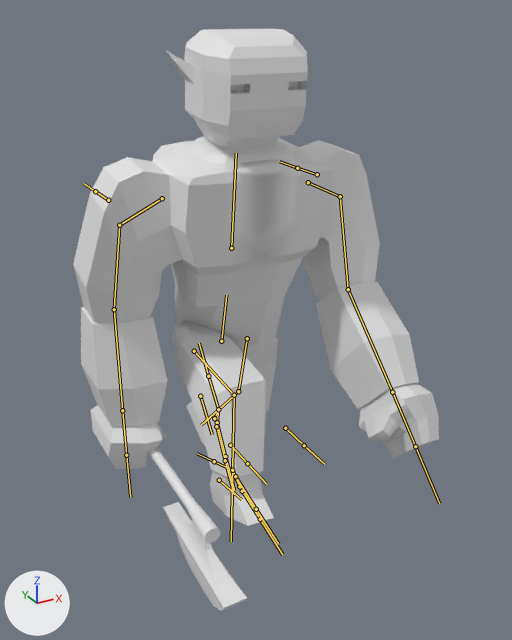
Before and after pictures for a commit that changed the FBX model _blend/Characters/Orcs/Basic/orc_basic.fbx.
Rendered twice from a 50 mm lens placed at (-10.07, -20.88, 17.55), pointed at (0.43, -1.79, 8.0). Arrows for +X, +Y and +Z are at lower left; the lights stay in place. Both versions are drawn at frame 10 of the action 'Armature|Run'; the numbers are the values there. The bones that bend it are drawn over the model as lines.
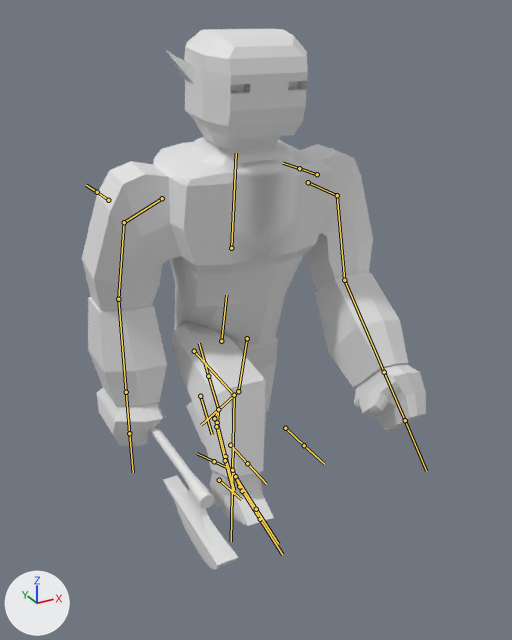
Pixel boxes [x1, y1, x2, y2] of what changed, in the pictures (512 x 640 px):
'Cube', posed (7% shorter)
    before: [73, 29, 439, 611]
    after: [82, 29, 426, 570]
bone 'Shoulder.L', root to tip
    before: (308, 182) to (340, 196)
    after: (308, 182) to (337, 195)
bone 'Shoulder.R', root to tip
    before: (162, 198) to (119, 225)
    after: (162, 198) to (124, 222)

The change, as a list of edits to the scene's bpy script:
```text
Change bone_shoulder_l:
    where bone_shoulder_l = bpy.data.objects['Armature'].pose.bones['Shoulder.L']  # child of 'Chest'
    bone_shoulder_l.scale: (1.0, 1.0, 1.0) -> (0.9, 0.9, 0.9)
Change bone_shoulder_r:
    where bone_shoulder_r = bpy.data.objects['Armature'].pose.bones['Shoulder.R']  # child of 'Chest'
    bone_shoulder_r.scale: (1.0, 1.0, 1.0) -> (0.9, 0.9, 0.9)
```
